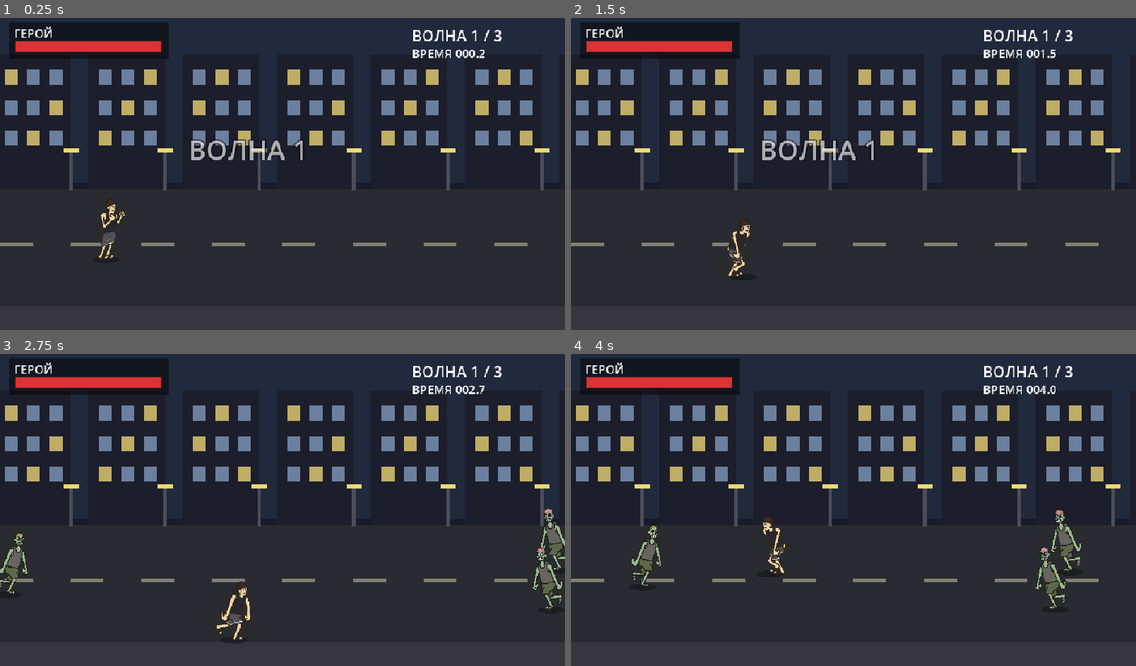
Above: before the commit, frames 1-4 (two rows, left to right).
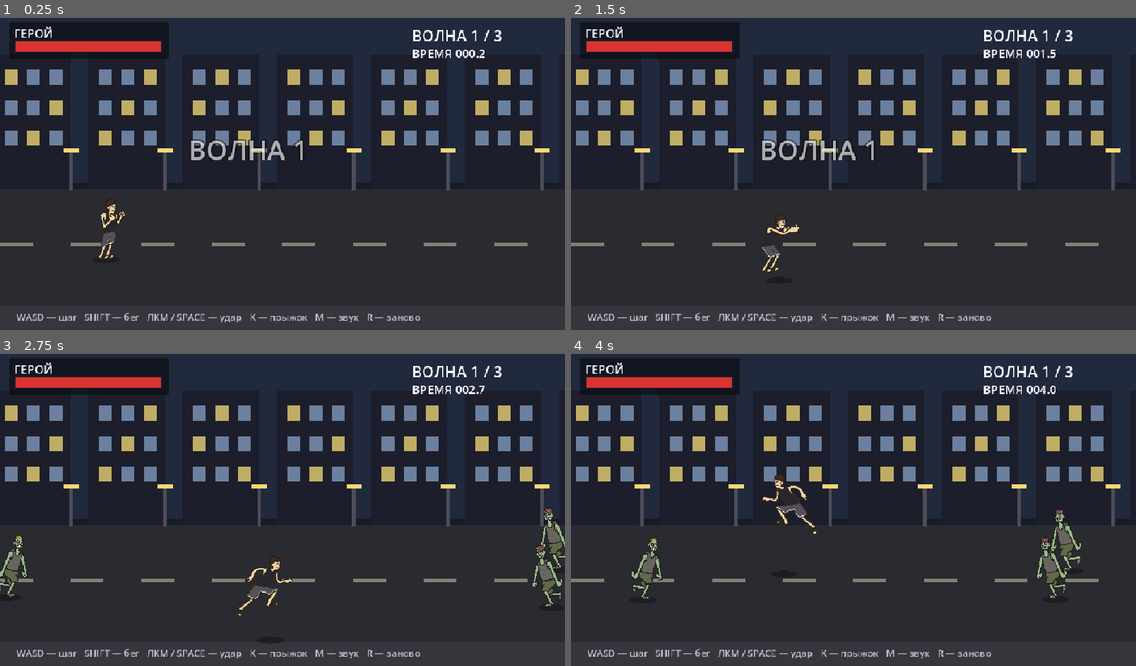
Above: after the commit, the same moments.

Repository: Kirtus228/zombie-beat
Game: Godot game, scene res://main.tscn
The game is run twice, just before and just after one commit, with the same random seed, the same clock (stepped at 60 frames per second) and the same inputs. Sound files missing from this copy of the repository are replaced by a short silence.
Inputs (mouse positions are in pixels of both pictures, inside the frame that each line leads up to):
- Up to frame 1 (0.25 s): no input
- Up to frame 2 (1.5 s): tap Enter at 0.5 s; move the mouse to (977, 155) at 0.52 s; hold D (move_right) 0.53-1.28 s; hold Shift (run, bound only after the commit) 0.53-1.28 s; tap J (attack) at 0.6 s; click (977, 155) at 0.67 s; tap K (jump, bound only after the commit) at 0.77, 1.07 s; move the mouse to (740, 186) at 1.27 s; hold S (move_down) from 1.28 s (still down); tap Shift (run, bound only after the commit) at 1.35 s; click (740, 186) at 1.42 s
- Up to frame 3 (2.75 s): tap K (jump, bound only after the commit) at 1.52, 1.82, 2.3 s; tap Space at 1.55, 2.1 s; move the mouse to (339, 438) at 2.02 s; release S (move_down) at 2.03 s; hold D (move_right) from 2.03 s (still down); click (339, 438) at 2.17 s
- Up to frame 4 (4 s): move the mouse to (825, 572) at 2.77 s; release D (move_right) at 2.78 s; hold W (move_up) 2.78-3.53 s; tap K (jump, bound only after the commit) at 2.85, 3.02, 3.32, 3.77 s; click (825, 572) at 2.92 s; tap J (attack) at 3.05, 3.6 s; move the mouse to (1023, 553) at 3.52 s; hold A (move_left) from 3.53 s (still down); hold Shift (run, bound only after the commit) from 3.53 s (still down); click (1023, 553) at 3.67 s

The runs differ from the first frame. In frame 1, 0.6% of the frame differs, in the area x 3-75%, y 94-98%; in frame 2, 1.1%; in frame 3, 1.9%; in frame 4, 2.1%, in the area x 3-91%, y 38-98%.

Commit message:
controls: LMB/Space attack, Shift run, K jump (air kick); zombies lunge instead of boxing punch; brain reads as wound in the skull; zombie voice rebuilt with formants

Diff:
--- a/project.godot
+++ b/project.godot
@@ -19,31 +19,42 @@
 [input]
 move_left={
 "deadzone": 0.5,
-"events": [Object(InputEventKey,"resource_local_to_scene":fa …(209 unchanged characters)… "location":0,"echo":false,"script":null)
-, Object(InputEventKey,"resource_local_to_scene":false,"resource_name":"","device":-1,"window_id":0,"alt_pressed":false,"shift_pressed":false,"ctrl_pressed":false,"meta_pressed":false,"pressed":false,"keycode":4194319,"physical_keycode":0,"key_label":0,"unicode":0,"location":0,"echo":false,"script":null)
+"events": [Object(InputEventKey,"resource_local_to_scene":fa …(209 unchanged characters)… "location":0,"echo":false,"script":null), Object(InputEventKey,"resource_local_to_scene":false,"resource_name":"","device":-1,"window_id":0,"alt_pressed":false,"shift_pressed":false,"ctrl_pressed":false,"meta_pressed":false,"pressed":false,"keycode":0,"physical_keycode":4194319,"key_label":0,"unicode":0,"location":0,"echo":false,"script":null)
 ]
 }
 move_right={
 "deadzone": 0.5,
-"events": [Object(InputEventKey,"resource_local_to_scene":fa …(209 unchanged characters)… "location":0,"echo":false,"script":null)
-, Object(InputEventKey,"resource_local_to_scene":false,"resource_name":"","device":-1,"window_id":0,"alt_pressed":false,"shift_pressed":false,"ctrl_pressed":false,"meta_pressed":false,"pressed":false,"keycode":4194321,"physical_keycode":0,"key_label":0,"unicode":0,"location":0,"echo":false,"script":null)
+"events": [Object(InputEventKey,"resource_local_to_scene":fa …(209 unchanged characters)… "location":0,"echo":false,"script":null), Object(InputEventKey,"resource_local_to_scene":false,"resource_name":"","device":-1,"window_id":0,"alt_pressed":false,"shift_pressed":false,"ctrl_pressed":false,"meta_pressed":false,"pressed":false,"keycode":0,"physical_keycode":4194321,"key_label":0,"unicode":0,"location":0,"echo":false,"script":null)
 ]
 }
 move_up={
 "deadzone": 0.5,
-"events": [Object(InputEventKey,"resource_local_to_scene":fa …(209 unchanged characters)… "location":0,"echo":false,"script":null)
-, Object(InputEventKey,"resource_local_to_scene":false,"resource_name":"","device":-1,"window_id":0,"alt_pressed":false,"shift_pressed":false,"ctrl_pressed":false,"meta_pressed":false,"pressed":false,"keycode":4194320,"physical_keycode":0,"key_label":0,"unicode":0,"location":0,"echo":false,"script":null)
+"events": [Object(InputEventKey,"resource_local_to_scene":fa …(209 unchanged characters)… "location":0,"echo":false,"script":null), Object(InputEventKey,"resource_local_to_scene":false,"resource_name":"","device":-1,"window_id":0,"alt_pressed":false,"shift_pressed":false,"ctrl_pressed":false,"meta_pressed":false,"pressed":false,"keycode":0,"physical_keycode":4194320,"key_label":0,"unicode":0,"location":0,"echo":false,"script":null)
 ]
 }
 move_down={
 "deadzone": 0.5,
-"events": [Object(InputEventKey,"resource_local_to_scene":fa …(209 unchanged characters)… "location":0,"echo":false,"script":null)
-, Object(InputEventKey,"resource_local_to_scene":false,"resource_name":"","device":-1,"window_id":0,"alt_pressed":false,"shift_pressed":false,"ctrl_pressed":false,"meta_pressed":false,"pressed":false,"keycode":4194322,"physical_keycode":0,"key_label":0,"unicode":0,"location":0,"echo":false,"script":null)
+"events": [Object(InputEventKey,"resource_local_to_scene":fa …(209 unchanged characters)… "location":0,"echo":false,"script":null), Object(InputEventKey,"resource_local_to_scene":false,"resource_name":"","device":-1,"window_id":0,"alt_pressed":false,"shift_pressed":false,"ctrl_pressed":false,"meta_pressed":false,"pressed":false,"keycode":0,"physical_keycode":4194322,"key_label":0,"unicode":0,"location":0,"echo":false,"script":null)
 ]
 }
 attack={
 "deadzone": 0.5,
-"events": [Object(InputEventKey,"resource_local_to_scene":false,"res …(241 unchanged characters)…
+"events": [Object(InputEventMouseButton,"resource_local_to_scene":false,"resource_name":"","device":-1,"window_id":0,"alt_pressed":false,"shift_pressed":false,"ctrl_pressed":false,"meta_pressed":false,"button_mask":0,"position":Vector2(0, 0),"global_position":Vector2(0, 0),"factor":1.0,"button_index":1,"canceled":false,"pressed":false,"double_click":false,"script":null), Object(InputEventKey,"resource_local_to_scene":false,"resource_name":"","device":-1,"window_id":0,"alt_pressed":false,"shift_pressed":false,"ctrl_pressed":false,"meta_pressed":false,"pressed":false,"keycode":0,"physical_keycode":32,"key_label":0,"unicode":0,"location":0,"echo":false,"script":null), Object(InputEventKey,"resource_local_to_scene":false,"res …(241 unchanged characters)…
+]
+}
+jump={
+"deadzone": 0.5,
+"events": [Object(InputEventKey,"resource_local_to_scene":false,"resource_name":"","device":-1,"window_id":0,"alt_pressed":false,"shift_pressed":false,"ctrl_pressed":false,"meta_pressed":false,"pressed":false,"keycode":0,"physical_keycode":75,"key_label":0,"unicode":0,"location":0,"echo":false,"script":null), Object(InputEventKey,"resource_local_to_scene":false,"resource_name":"","device":-1,"window_id":0,"alt_pressed":false,"shift_pressed":false,"ctrl_pressed":false,"meta_pressed":false,"pressed":false,"keycode":0,"physical_keycode":88,"key_label":0,"unicode":0,"location":0,"echo":false,"script":null)
+]
+}
+run={
+"deadzone": 0.5,
+"events": [Object(InputEventKey,"resource_local_to_scene":false,"resource_name":"","device":-1,"window_id":0,"alt_pressed":false,"shift_pressed":false,"ctrl_pressed":false,"meta_pressed":false,"pressed":false,"keycode":0,"physical_keycode":4194325,"key_label":0,"unicode":0,"location":0,"echo":false,"script":null)
+]
+}
+mute={
+"deadzone": 0.5,
+"events": [Object(InputEventKey,"resource_local_to_scene":false,"resource_name":"","device":-1,"window_id":0,"alt_pressed":false,"shift_pressed":false,"ctrl_pressed":false,"meta_pressed":false,"pressed":false,"keycode":0,"physical_keycode":77,"key_label":0,"unicode":0,"location":0,"echo":false,"script":null)
 ]
 }
 restart={
--- a/scripts/fighter.gd
+++ b/scripts/fighter.gd
@@ -14,6 +14,9 @@
 const SPRITE_SCALE := 0.62
 const CELL_FEET := 107.5 # от центра кадра до ступней, px
 const PUNCH_HOLD := 0.34
+const Z_ATK_HOLD := 0.55   # зомби бьёт не кулаком: сгорбился, кинулся, когти
+const JUMP_TIME := 0.52    # прыжок: время в воздухе
+const JUMP_H := 58.0       # высота дуги прыжка, px
 # серия ударов: пять подряд роняют врага, недобитая серия оставляет оглушение
 const COMBO_WINDOW := 1.0   # сколько ждём следующий удар, чтобы серия продолжилась
 const KILL_COMBO := 5       # столько ударов подряд — цель падает
@@ -45,6 +48,8 @@
 var stun := 0.0         # оглушение: не двигается и не бьёт
 var knocked := false    # лежит после серии: не бьёт, его не бьют, встанет
 var knock_timer := 0.0
+var airborne := false   # в прыжке
+var air_t := 0.0
 
 func _ready() -> void:
 	shadow = Shadow.new()
@@ -82,10 +87,20 @@
 		walking.append("walk_%d" % i)
 	_add(sf, "idle", ["idle"], 4.0, true)
 	_add(sf, "walk", walking, 12.0, true)
-	# медленнее и с двумя проходами по кадрам: успевает читаться кадр с вытянутой рукой
-	_add(sf, "punch1", ["punch1_0", "punch1_1", "punch1_1", "punch1_1"], 10.0, false)
-	_add(sf, "punch2", ["punch2_0", "punch2_1", "punch2_2", "punch2_2", "punch2_2"], 10.0, false)
+	if not is_enemy:
+		# медленнее и с двумя проходами по кадрам: успевает читаться кадр с вытянутой рукой
+		_add(sf, "punch1", ["punch1_0", "punch1_1", "punch1_1", "punch1_1"], 10.0, false)
+		_add(sf, "punch2", ["punch2_0", "punch2_1", "punch2_2", "punch2_2", "punch2_2"], 10.0, false)
 	_add(sf, "hurt", ["falling"], 1.0, false)
+	# прыжок и удар в прыжке: кадры пака (assets/jampa/guy1*/jump*.png), герою
+	# они перекрашены tools/recolor_hero.ps1
+	_add(sf, "jump", ["jump"], 1.0, false)
+	_add(sf, "jumpkick", ["jumpkick"], 1.0, false)
+	# удар зомби: не боксёрский прямой из пака, а рывок телом — сгорбился (falling),
+	# кинулся (jump), добил когтями (punch2_1). Анимаций с человеческим прямым
+	# кулаком у врага в наборе НЕТ вообще (punch1/punch2 собираются только герою).
+	if is_enemy:
+		_add(sf, "z_atk", ["falling", "jump", "jump", "punch2_1"], 9.0, false)
 	# «лежит на земле»: отдельный кадр (tools/make_down_frame.ps1). Если его нет —
 	# падаем на старый кадр падения, чтобы игра не осталась без позы
 	_add(sf, "down", ["down"], 1.0, false)
@@ -167,9 +182,28 @@
 		# тень гаснет вместе с телом, иначе после смерти на асфальте остаются её эллипсы
 		if shadow:
 			shadow.modulate.a = a
-	if (state == "punch1" or state == "punch2") and t > PUNCH_HOLD:
+	# прыжок: дуга вверх; пока в воздухе, удары зомби не достают (invuln = время прыжка)
+	var lift := 0.0
+	if airborne:
+		air_t += delta
+		lift = JUMP_H * sin(PI * clampf(air_t / JUMP_TIME, 0.0, 1.0))
+		if air_t >= JUMP_TIME:
+			airborne = false
+			air_t = 0.0
+			if state == "jump" or state == "jumpkick":
+				set_state("idle")
+	# рывок зомби вперёд: корпус уходит на 16 px и возвращается
+	var lunge := 0.0
+	if state == "z_atk":
+		lunge = 16.0 * sin(PI * clampf(t / Z_ATK_HOLD, 0.0, 1.0)) * float(facing)
+	if body:
+		body.position = Vector2(lunge, -CELL_FEET * SPRITE_SCALE - lift)
+	if state == "z_atk":
+		if t > Z_ATK_HOLD:
+			set_state("idle")
+	elif (state == "punch1" or state == "punch2") and t > PUNCH_HOLD:
 		set_state("idle")
-	elif state != "down":
+	elif not airborne and state != "down":
 		# гистерезис: в стойку только после 0.15 с покоя, иначе анимация мигает
 		# «шаг ↔ стойка» каждый кадр и враг выглядит дёргающимся
 		if moving:
@@ -192,13 +226,28 @@
 	else:
 		_sync()
 
+# Прыжок: короткая дуга, в воздухе героя не достать. Кадры — из пака (jump),
+# удар в воздухе — jumpkick.
+func jump() -> bool:
+	if dead or airborne or knocked or stun > 0.0:
+		return false
+	airborne = true
+	air_t = 0.0
+	invuln = maxf(invuln, JUMP_TIME)
+	set_state("jump")
+	return true
+
 func try_attack() -> bool:
 	if dead or attack_cd > 0.0:
 		return false
 	attack_cd = atk_cooldown
-	# зомби на замахе рычит, герой — свистит кулаком
-	Sfx.play_var("z_attack" if is_enemy else "swing", -2.0 if is_enemy else 0.0, 0.08)
-	set_state("punch1" if randf() < 0.5 else "punch2")
+	if is_enemy:
+		# зомби на замахе рычит и кидается корпусом, а не бьёт боксёрским прямым
+		Sfx.play_var("z_attack", -2.0, 0.08)
+		set_state("z_atk")
+	else:
+		Sfx.play_var("swing", 0.0, 0.08)
+		set_state("jumpkick" if airborne else ("punch1" if randf() < 0.5 else "punch2"))
 	t = 0.0
 	return true
 
--- a/scripts/main.gd
+++ b/scripts/main.gd
@@ -39,6 +39,7 @@
 const MAX_ACTIVE := 4      # в кадре до четырёх: остальные ждут за краем
 const WAVES := [[3, 0.0], [4, 0.0], [5, 0.0]]
 const WAVE_DELAY := 2.5
+const RUN_MULT := 1.55   # бег на Shift
 
 var player: Node2D
 var enemies: Array[Node2D] = []
@@ -217,8 +218,17 @@
 	msg_label.add_theme_constant_override("outline_size", 8)
 
 	hud.add_child(msg_label)
+	# подсказка по управлению: раскладка битэмапа (удар — ЛКМ/Space, прыжок — K, бег — Shift)
+	var hint := Label.new()
+	hint.text = "WASD — шаг   SHIFT — бег   ЛКМ / SPACE — удар   K — прыжок   M — звук   R — заново"
+	hint.position = Vector2(28, 506)
+	hint.add_theme_font_size_override("font_size", 16)
+	hint.add_theme_color_override("font_color", Color(0.72, 0.76, 0.82))
+	hud.add_child(hint)
 
 func _process(delta: float) -> void:
+	if Input.is_action_just_pressed("mute"):
+		AudioServer.set_bus_mute(0, not AudioServer.is_bus_mute(0))
 	if Input.is_action_just_pressed("restart"):
 		get_tree().reload_current_scene()
 		return
@@ -245,11 +255,15 @@
 	)
 	if dir.length() > 1.0:
 		dir = dir.normalized()
-	player.move_by(dir * player.speed * _delta)
+	# бег на удержание Shift (в битэмапах бег — это удержание, а не отдельная кнопка)
+	var run := RUN_MULT if Input.is_action_pressed("run") else 1.0
+	player.move_by(dir * player.speed * run * _delta)
 	player.position.x = clampf(player.position.x, ARENA_MIN_X, ARENA_MAX_X)
 	player.position.y = clampf(player.position.y, ARENA_TOP, ARENA_BOTTOM)
 	player.z_index = int(player.position.y)
 	cam.position.x = clampf(player.position.x, 480.0, 1120.0)
+	if Input.is_action_just_pressed("jump"):
+		player.jump()
 	if Input.is_action_just_pressed("attack") and player.try_attack():
 		attacks += 1
 		attack_pending = 0.14
@@ -277,6 +291,9 @@
 		signf(dx) if absf(dx) > 64.0 else 0.0,
 		signf(dy) if absf(dy) > 10.0 else 0.0
 	)
+	# в записи кадров иногда прыгаем и бьём в воздухе — иначе прыжок не увидеть в caps/
+	if not player.airborne and randf() < 0.03:
+		player.jump()
 	if dir.length() > 0.0:
 		player.move_by(dir.normalized() * player.speed * delta)
 	player.position.x = clampf(player.position.x, ARENA_MIN_X, ARENA_MAX_X)
--- /dev/null
+++ b/tools/test_controls.gd
@@ -0,0 +1,67 @@
+extends SceneTree
+# Проверка раскладки управления и новых анимаций (20.11.2026).
+# ВАЖНО: в _init() у SceneTree ещё нет root, add_child() подвешивает прогон —
+# поэтому спрайты строим напрямую через _build_frames(), без дерева.
+# Запуск: godot --headless --path <проект> --script res://tools/test_controls.gd
+
+var fails := 0
+func ok(cond: bool, what: String) -> void:
+	if cond:
+		print("  ok   ", what)
+	else:
+		print("  FAIL ", what)
+		fails += 1
+
+func _init() -> void:
+	var F = load("res://scripts/fighter.gd")
+	print("controls test")
+
+	# 1) раскладка битэмапа
+	for a in ["attack", "jump", "run", "mute", "restart", "move_left", "move_right", "move_up", "move_down"]:
+		ok(InputMap.has_action(a), "есть действие " + a)
+	var has_mouse := false
+	var has_space := false
+	for e in InputMap.action_get_events("attack"):
+		if e is InputEventMouseButton and e.button_index == MOUSE_BUTTON_LEFT:
+			has_mouse = true
+		if e is InputEventKey and e.physical_keycode == KEY_SPACE:
+			has_space = true
+	ok(has_mouse, "удар по ЛКМ")
+	ok(has_space, "удар по Space")
+	ok(InputMap.action_get_events("attack").size() >= 3, "удар — 3 кнопки (ЛКМ, Space, J)")
+
+	# 2) кадры прыжка есть у героя и у зомби
+	ok(ResourceLoader.exists("res://assets/hero/jump.png"), "кадр героя jump")
+	ok(ResourceLoader.exists("res://assets/hero/jumpkick.png"), "кадр героя jumpkick")
+	ok(ResourceLoader.exists("res://assets/zombie/jump.png"), "кадр зомби jump")
+
+	# 3) набор анимаций: герой бьёт кулаком и в прыжке, зомби — только рывком
+	var hero = F.new()
+	hero.configure(150.0, 280, 12, false)
+	var hsf = hero._build_frames()
+	ok(hsf.has_animation("jump") and hsf.get_frame_count("jump") > 0, "у героя jump есть кадры")
+	ok(hsf.has_animation("jumpkick") and hsf.get_frame_count("jumpkick") > 0, "у героя jumpkick есть кадры")
+	ok(hsf.has_animation("punch1") and hsf.has_animation("punch2"), "у героя есть обычные удары")
+
+	var enemy = F.new()
+	enemy.configure(82.0, 90, 5, true, true)   # с мозгом
+	var esf = enemy._build_frames()
+	ok(esf.has_animation("z_atk"), "у зомби есть рывок z_atk")
+	ok(esf.get_frame_count("z_atk") >= 4, "z_atk из 4+ кадров: %d" % esf.get_frame_count("z_atk"))
+	ok(not esf.has_animation("punch1"), "человеческого прямого удара у зомби НЕТ")
+
+	# 4) прыжок: в воздухе неуязвим, второй прыжок запрещён
+	ok(hero.jump(), "прыжок сработал")
+	ok(hero.airborne, "герой в воздухе")
+	ok(hero.invuln > 0.0, "в воздухе неуязвим")
+	ok(not hero.jump(), "второй прыжок в воздухе запрещён")
+	ok(hero.state == "jump", "анимация прыжка включилась")
+
+	# 5) герой в воздухе бьёт с разворота (кадр jumpkick), на земле — кулаком
+	hero.airborne = true
+	hero.attack_cd = 0.0
+	hero.set_state("jumpkick")
+	ok(hero.state == "jumpkick", "удар в воздухе — jumpkick")
+
+	print("fails=", fails)
+	quit(0 if fails == 0 else 1)
Binary file added: assets/hero/jump.png
Not shown, added: assets/hero/jump.png.import
Binary file added: assets/hero/jumpkick.png
Not shown, added: assets/hero/jumpkick.png.import
Binary file changed: assets/zombie_brain/down.png
Binary file changed: assets/zombie_brain/falling.png
Binary file changed: assets/zombie_brain/idle.png
Binary file changed: assets/zombie_brain/jump.png
Binary file changed: assets/zombie_brain/jumpkick.png
Binary file changed: assets/zombie_brain/punch1_0.png
Binary file changed: assets/zombie_brain/punch1_1.png
Binary file changed: assets/zombie_brain/punch2_0.png
(and 21 more such lines)
